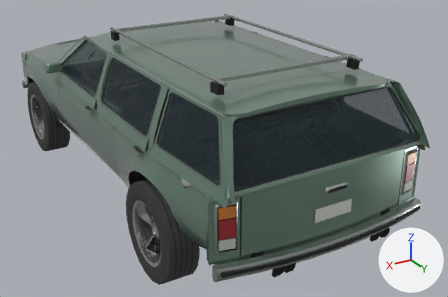
Renders of the glTF model scripts/quarry-impact/public/models/wagon.glb from each side of a commit.
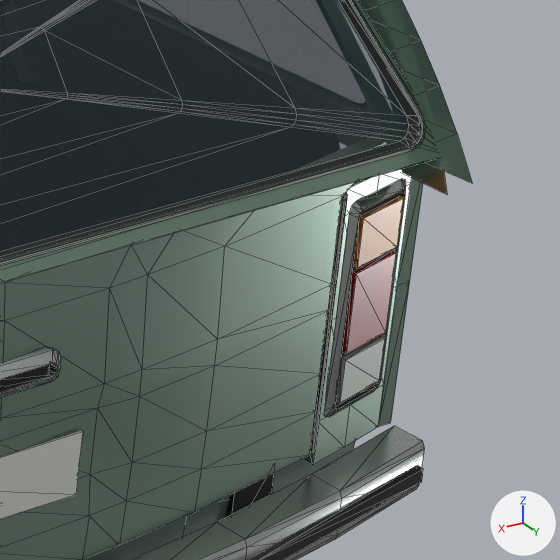
The first picture shows the older version from a camera (50 mm lens) standing at (2.42, 5.03, 2.68) and looking at (-0.33, 0.45, 0.38). The close-ups show the older and then the newer version on the part from 75% to 100% of the width and 38% to 76% of the height of that picture. Only the edits that show in the close-ups are written down. Arrows for +X, +Y and +Z are at lower right; the lights stay in place. The close-ups show mesh edges as thin lines. Where no turn or scale is listed for an object, it has been applied to the vertices. Vertices at exactly the same position are counted once.

Script lines for the objects in view, before the commit:
```python
me_glass_tailgaterear = bpy.data.meshes.new('glass_TailgateRear')
me_glass_tailgaterear.from_pydata(...)  # 81 vertices, 140 faces; spans x -0.747..0.747, y 2.127..2.326, z 1.054..1.393
me_glass_tailgaterear.materials.append(mat_classic_glass)  # dark blue #293b43
me_panel_rearquarterestatelampbezell = bpy.data.meshes.new('panel_RearQuarterEstateLampBezelL')
me_panel_rearquarterestatelampbezell.from_pydata(...)  # 48 vertices, 96 faces; spans x -0.827..-0.683, y 2.246..2.295, z 0.618..0.956
me_panel_rearquarterestatelampbezell.materials.append(mat_estate_chrome)  # grey #b8beb9
me_panel_tailgateestatestamping = bpy.data.meshes.new('panel_TailgateEstateStamping')
me_panel_tailgateestatestamping.from_pydata(...)  # 126 vertices, 248 faces; spans x -0.79..0.79, y 2.24..2.37, z 0.57..1.03
me_panel_tailgateestatestamping.materials.append(mat_paint_estate_body)  # greyish green #739080
ob_glass_tailgaterear = bpy.data.objects.new('glass_TailgateRear', me_glass_tailgaterear)
ob_glass_tailgaterear.location = (0.0, 0.015, 0.0)
ob_panel_rearquarterestatelampbezell = bpy.data.objects.new('panel_RearQuarterEstateLampBezelL', me_panel_rearquarterestatelampbezell)
ob_panel_rearquarterestatelampbezell.location = (0.0, 0.015, 0.0)
ob_panel_tailgateestatestamping = bpy.data.objects.new('panel_TailgateEstateStamping', me_panel_tailgateestatestamping)
ob_panel_tailgateestatestamping.location = (0.0, 0.015, 0.0)
# also in view: 'panel_TailgateRearWindowTrim' at (0.0, 2.25, 1.23); 'panel_RearQuarterLShoulder' at (-0.82, 1.91, 1.0); 'panel_RearQuarterEstateIndicatorL' at (-0.75, 2.3, 0.89); 'panel_DPillarL' at (-0.73, 2.25, 1.22); 'panel_TailgateRearWindowSeal' at (0.0, 2.25, 1.23)
```
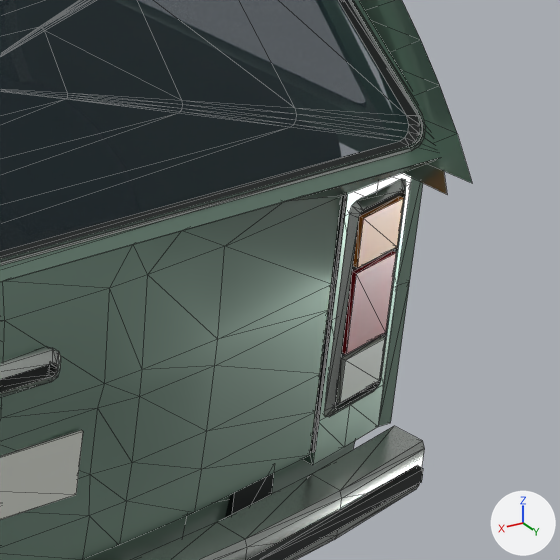
The change, as a list of edits to the scene's bpy script:
```text
Change me_panel_tailgateestatestamping:
    used by ob_panel_tailgateestatestamping; location = (0.0, 0.015, 0.0)
    remove me_panel_tailgateestatestamping.from_pydata(...)  # 126 vertices, 248 faces; spans x -0.79..0.79, y 2.24..2.37, z 0.57..1.03
    add me_panel_tailgateestatestamping.from_pydata(...)  # 126 vertices, 248 faces; spans x -0.8..0.8, y 2.27..2.37, z 0.57..1.03
    me_panel_tailgateestatestamping part 1
    me_panel_tailgateestatestamping.vertices[108].co: (-0.48, 2.32, 1.03) -> (-0.48, 2.35, 1.03)  # not seen -> pixel (283, 201)
    me_panel_tailgateestatestamping.vertices[109].co: (-0.79, 2.27, 1.03) -> (-0.8, 2.35, 1.03)
    me_panel_tailgateestatestamping.vertices[110].co: (-0.48, 2.3, 1.03) -> (-0.48, 2.32, 1.03)
    me_panel_tailgateestatestamping.vertices[111].co: (-0.79, 2.24, 1.03) -> (-0.8, 2.32, 1.03)
    me_panel_tailgateestatestamping.vertices[112].co: (-0.3, 2.34, 1.03) -> (-0.3, 2.35, 1.03)  # not seen -> pixel (181, 230)
    other edits to the shape of me_panel_tailgateestatestamping do not show in these pictures
```

Where the change shows, as pixel boxes (x1, y1, x2, y2) in the close-ups (560 x 560 px; the box of a moved part takes in the faces that stretch with it):
'panel_TailgateEstateStamping', reshaped
    before: (0, 182, 355, 560)
    after: (0, 158, 438, 560)
part 1 of me_panel_tailgateestatestamping, moved or reshaped
    before: (132, 182, 355, 275)
    after: (133, 158, 438, 275)
